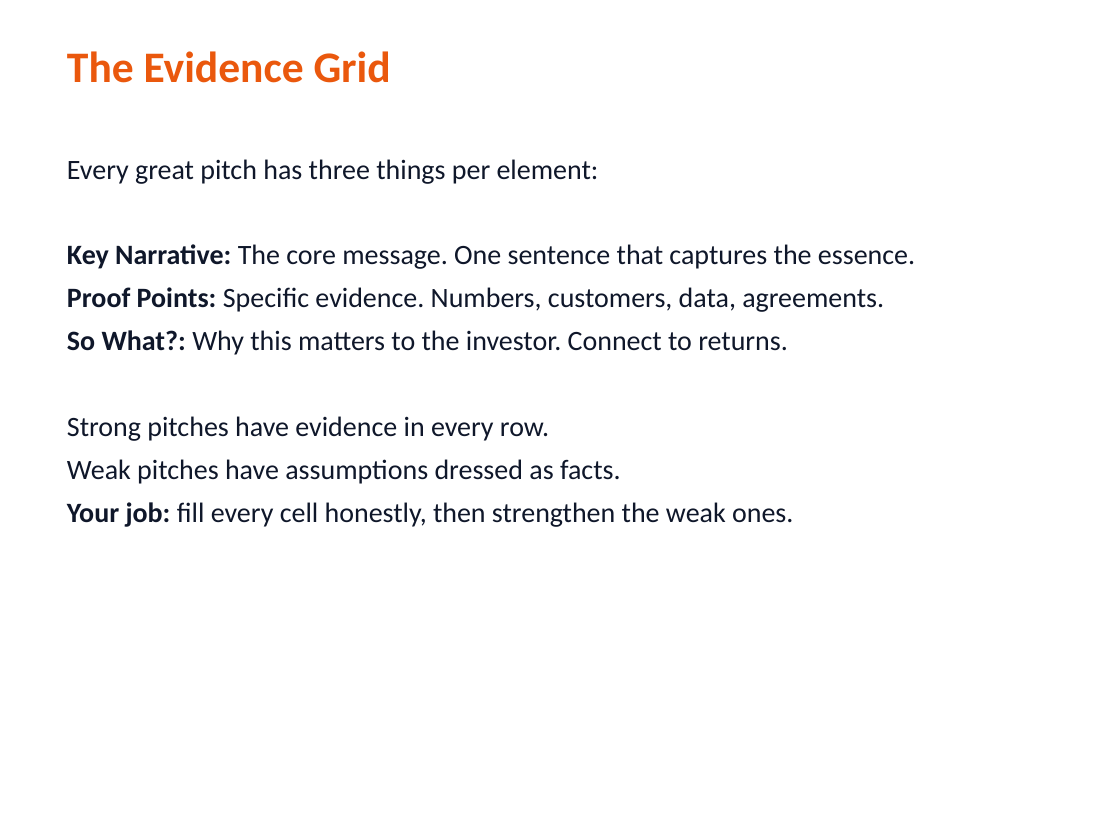
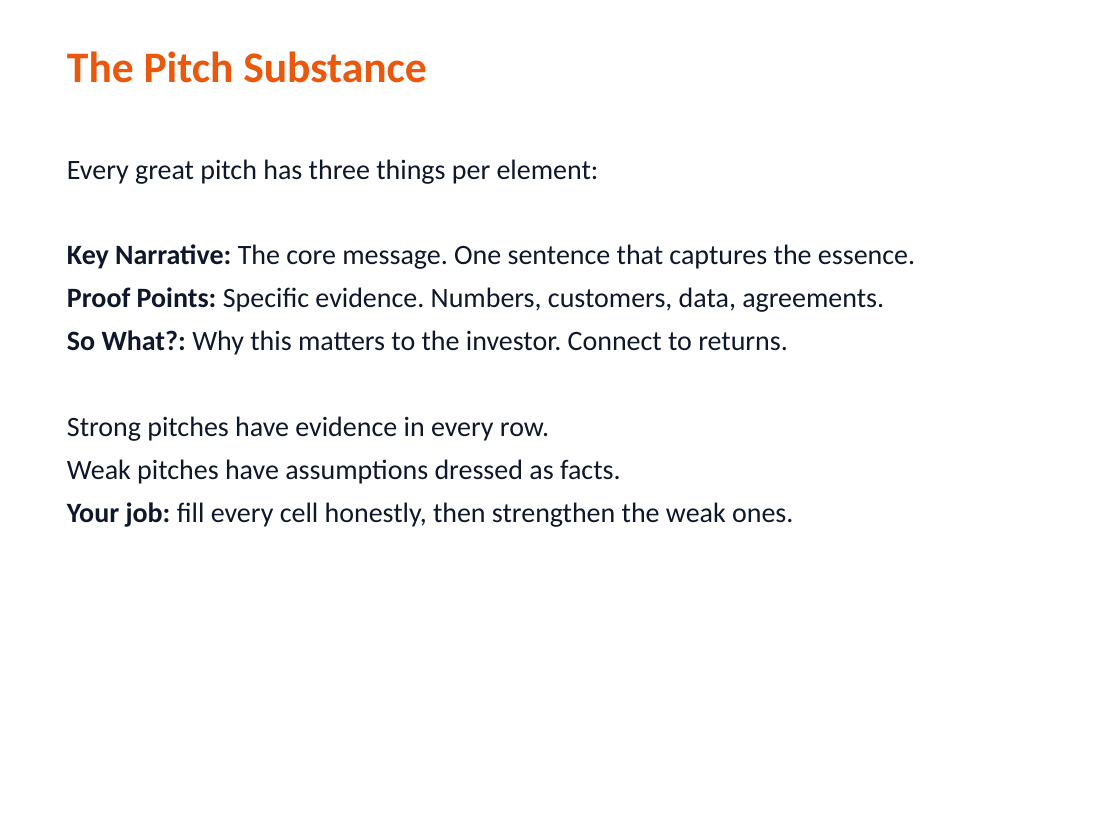
Before and after one commit to TheGinjaNinja/gnv-fundraising-workshop, a slide deck: slide 2 of low-tech/pitch-narrative.pptx. Drawn at 1120x840 pixels with LibreOffice and Linux fonts; fonts in the diff are those of the drawing. Boxes give left, top, right and bottom in pixels: in the first picture for what was removed or moved away, otherwise in the second. Text is boxed around its words. In the diff, an @@ line names an element or a change of style, - is before the commit and + after.

```diff
--- a/low-tech/pitch-narrative.pptx
+++ b/low-tech/pitch-narrative.pptx
@@ text at (67, 51, 427, 83): text changed @@
-The Evidence Grid
+The Pitch Substance
```
Also in this commit, not shown: 2 other slides changed, 2 other files.
